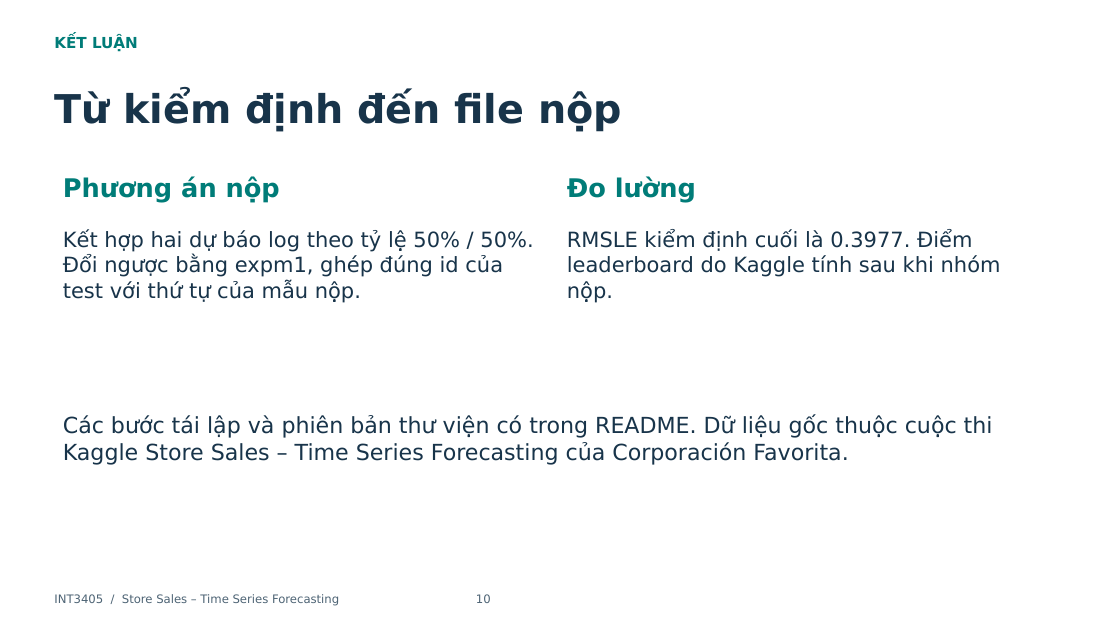
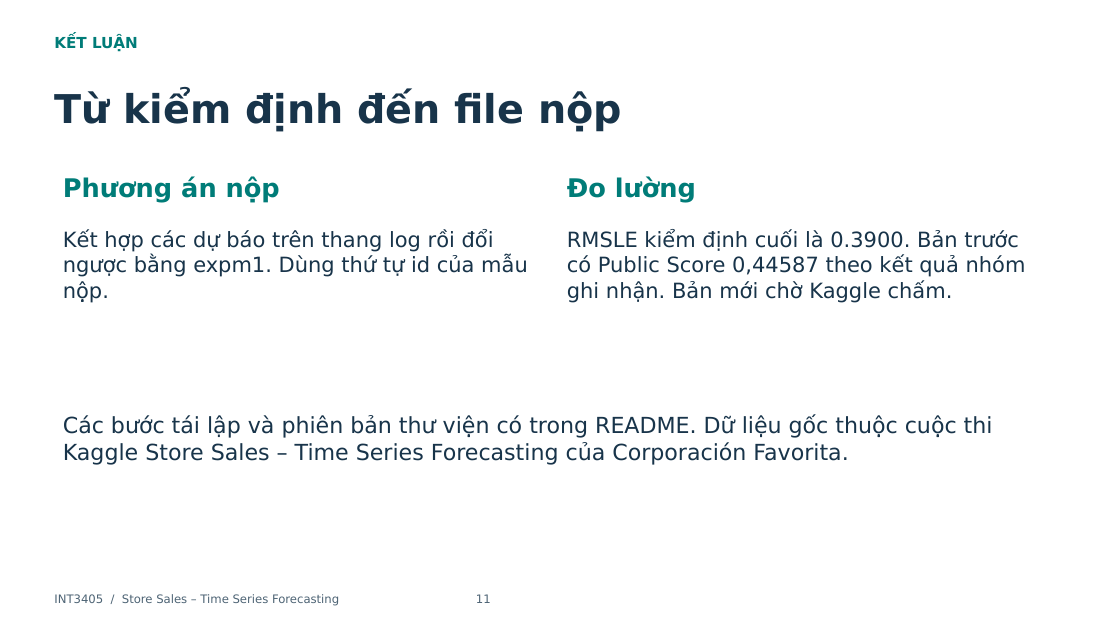
Before and after one commit to nchh06/ML_store_sales, a slide deck: slide 11 of report.pptx (slide 10 before the commit). Drawn at 1120x630 pixels with LibreOffice and Linux fonts; fonts in the diff are those of the drawing. Boxes give left, top, right and bottom in pixels: in the first picture for what was removed or moved away, otherwise in the second. Text is boxed around its words. In the diff, an @@ line names an element or a change of style, - is before the commit and + after.

```diff
--- a/report.pptx
+++ b/report.pptx
@@ text at (x1=63, y1=230, x2=528, y2=303): text changed @@
-Kết hợp hai dự báo log theo tỷ lệ 50% / 50%. Đổi ngược bằng expm1, ghép đúng id của test với thứ tự của mẫu nộp.
+Kết hợp các dự báo trên thang log rồi đổi ngược bằng expm1. Dùng thứ tự id của mẫu nộp.
@@ text at (x1=567, y1=230, x2=1026, y2=303): text changed @@
-RMSLE kiểm định cuối là 0.3977. Điểm leaderboard do Kaggle tính sau khi nhóm nộp.
+RMSLE kiểm định cuối là 0.3900. Bản trước có Public Score 0,44587 theo kết quả nhóm ghi nhận. Bản mới chờ Kaggle chấm.
@@ text at (x1=54, y1=594, x2=491, y2=606): text changed @@
-INT3405 / Store Sales – Time Series Forecasting 10
+INT3405 / Store Sales – Time Series Forecasting 11
```
Also in this commit, not shown: 6 other slides changed, 1 slide added, 8 other files.
